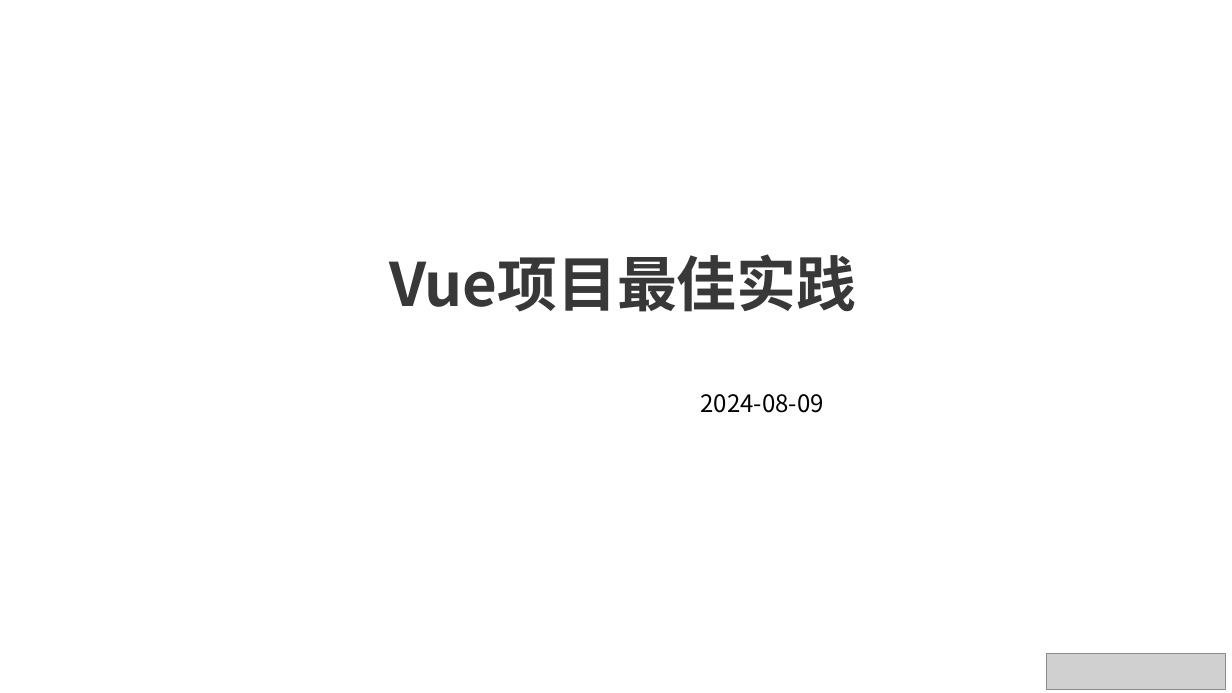
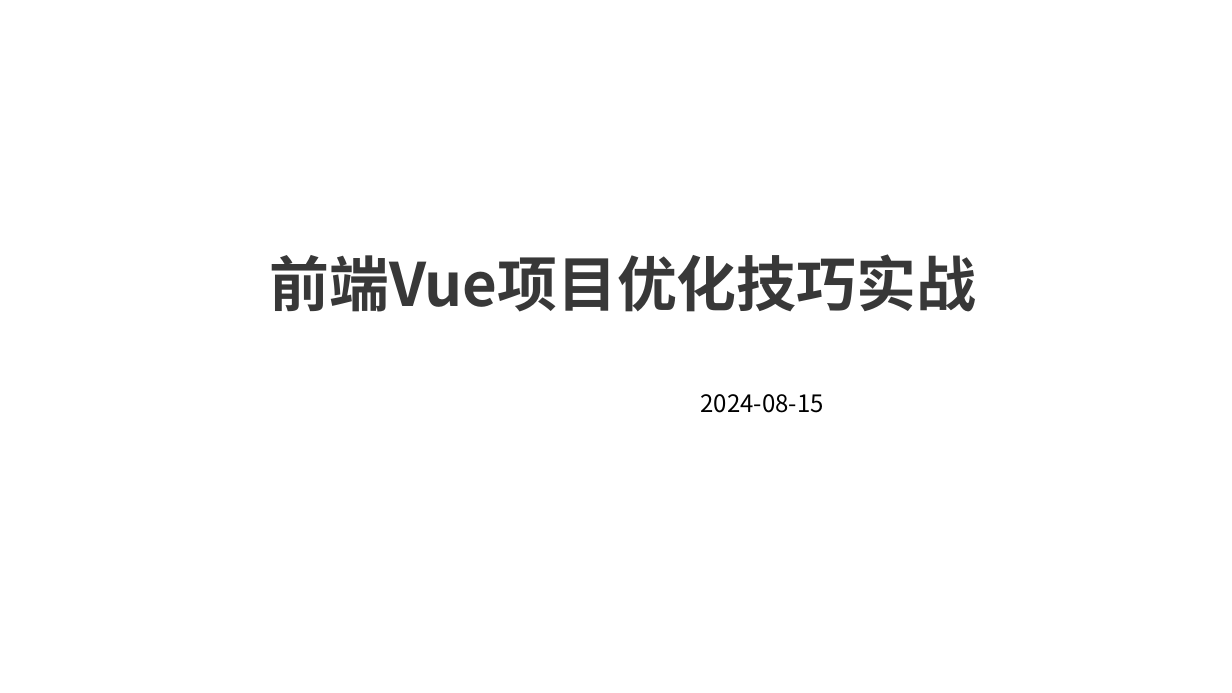
Before and after one commit to xuqunhai/python, a slide deck: slide 1 of rx/Vue项目最佳实践.pptx. Drawn at 1232x693 pixels with LibreOffice and Linux fonts; fonts in the diff are those of the drawing; grey boxes stand for pictures; background and template pictures are left out. Boxes give left, top, right and bottom in pixels: in the first picture for what was removed or moved away, otherwise in the second. Text is boxed around its words. In the diff, an @@ line names an element or a change of style, - is before the commit and + after.

```diff
--- a/rx/Vue项目最佳实践.pptx
+++ b/rx/Vue项目最佳实践.pptx
@@ text at [269,254,976,312]: text changed @@
-Vue项目最佳实践
+前端Vue项目优化技巧实战
@@ text at [701,394,824,413]: text changed @@
-2024-08-09
+2024-08-15
@@ picture removed at [1047,654,1226,690] @@
```
Also in this commit, not shown: 22 other slides changed, 2 slides added, 5 slides removed, 5 other files.
